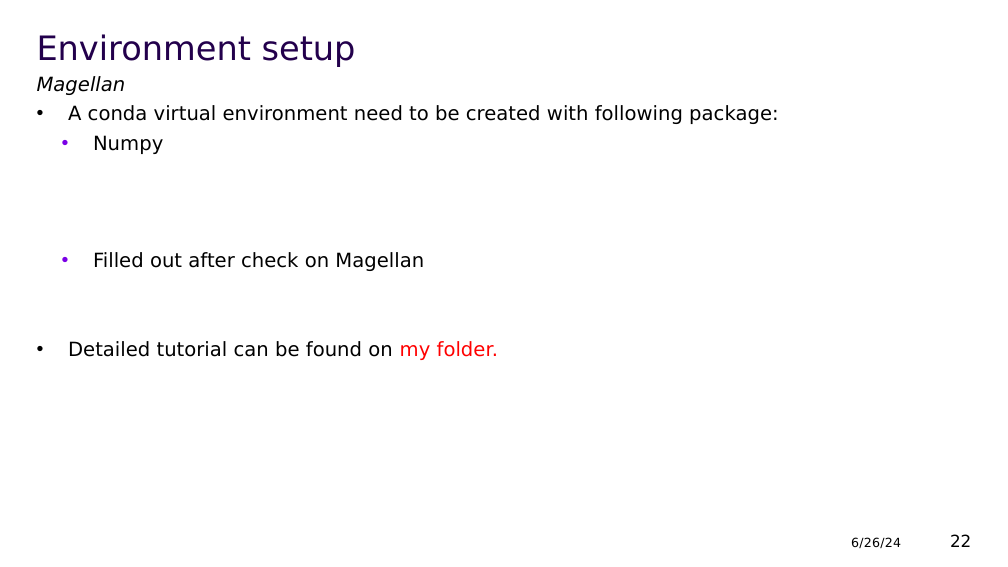
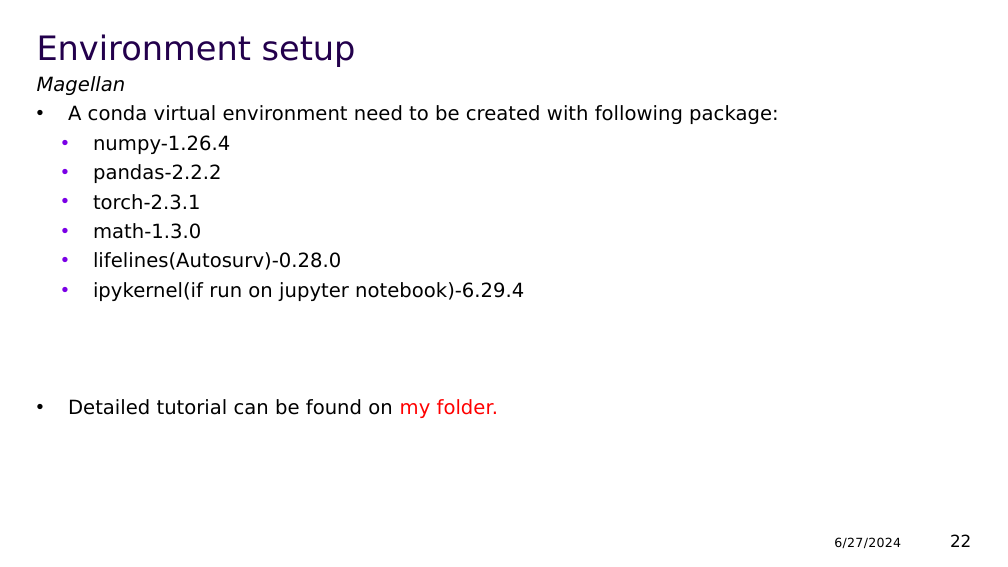
Before and after one commit to ywu39393/Autosurv, a slide deck: slide 22 of Summary/Summary.pptx. Drawn at 1008x567 pixels with LibreOffice and Linux fonts; fonts in the diff are those of the drawing; background and template pictures are left out. Boxes give left, top, right and bottom in pixels: in the first picture for what was removed or moved away, otherwise in the second. Text is boxed around its words. In the diff, an @@ line names an element or a change of style, - is before the commit and + after.

Commit message:
update data and environment setup

```diff
--- a/Summary/Summary.pptx
+++ b/Summary/Summary.pptx
@@ text at [93, 135, 524, 301]: text changed @@
-  • Numpy
-  • Filled out after check on Magellan
+  • numpy-1.26.4
+  • pandas-2.2.2
+  • torch-2.3.1
+  • math-1.3.0
+  • lifelines(Autosurv)-0.28.0
+  • ipykernel(if run on jupyter notebook)-6.29.4
@@ text at [834, 537, 901, 548]: text changed @@
-6/26/24
+6/27/2024
```
Also in this commit, not shown: 19 other slides changed.
